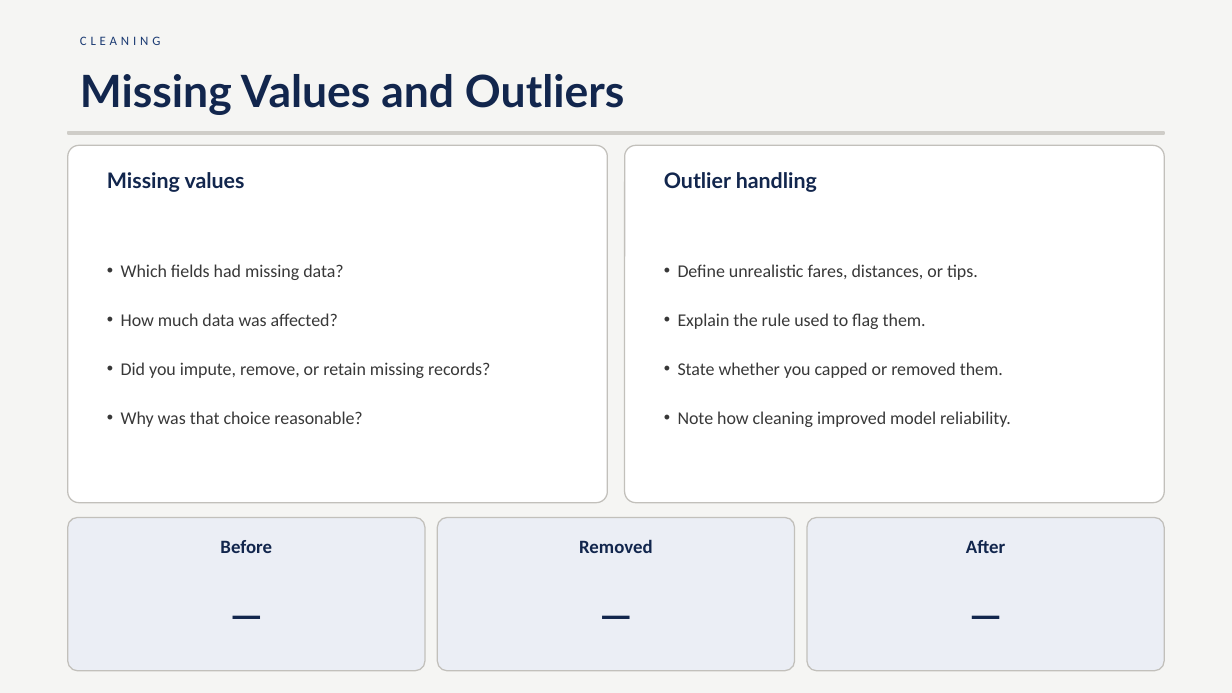
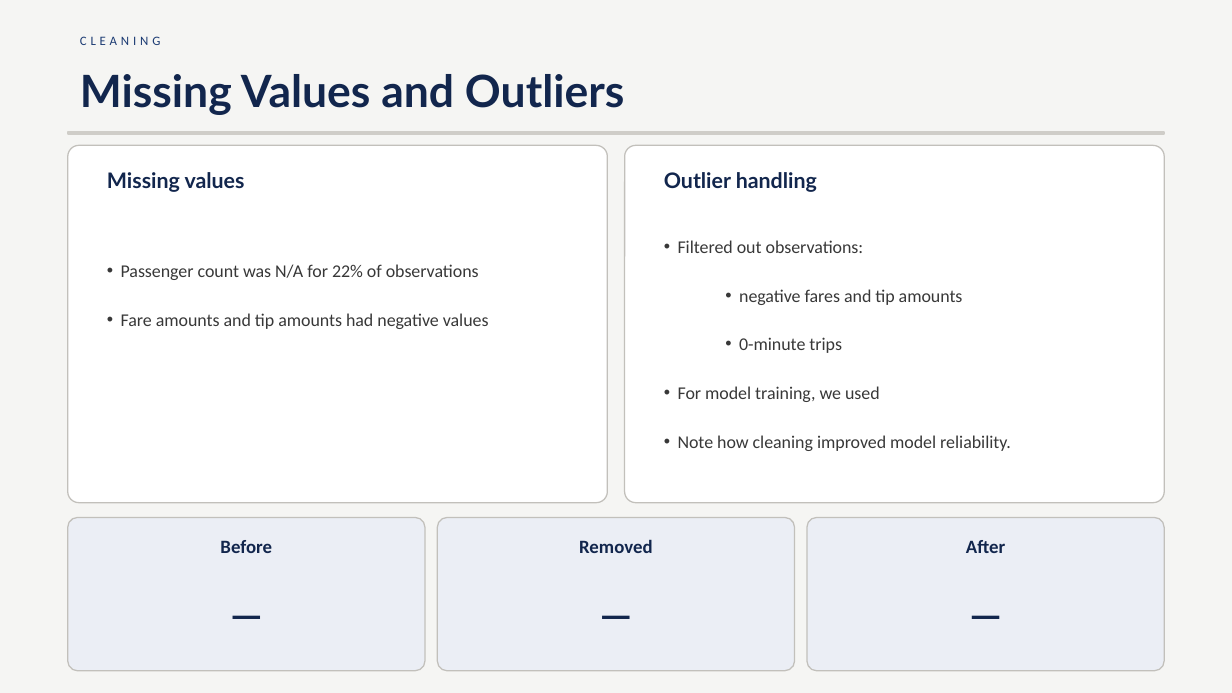
Before and after one commit to Iwestlauer/DDS-Project2, a slide deck: slide 10 of Project Docs/PresentationV1.pptx (slide 7 before the commit). Drawn at 1232x693 pixels with LibreOffice and Linux fonts; fonts in the diff are those of the drawing. Boxes give left, top, right and bottom in pixels: in the first picture for what was removed or moved away, otherwise in the second. Text is boxed around its words. In the diff, an @@ line names an element or a change of style, - is before the commit and + after.

```diff
--- a/Project Docs/PresentationV1.pptx
+++ b/Project Docs/PresentationV1.pptx
@@ text at box(121, 264, 489, 329): text changed @@
-• Which fields had missing data?
-• How much data was affected?
-• Did you impute, remove, or retain missing records?
-• Why was that choice reasonable?
+• Passenger count was N/A for 22% of observations
+• Fare amounts and tip amounts had negative values
@@ text at box(678, 240, 963, 402): text changed @@
-• Define unrealistic fares, distances, or tips.
-• Explain the rule used to flag them.
-• State whether you capped or removed them.
+• Filtered out observations:
+  • negative fares and tip amounts
+  • 0-minute trips
+• For model training, we used
```
Also in this commit, not shown: 5 other slides changed, 5 slides added, 1 slide removed, 5 other files.
